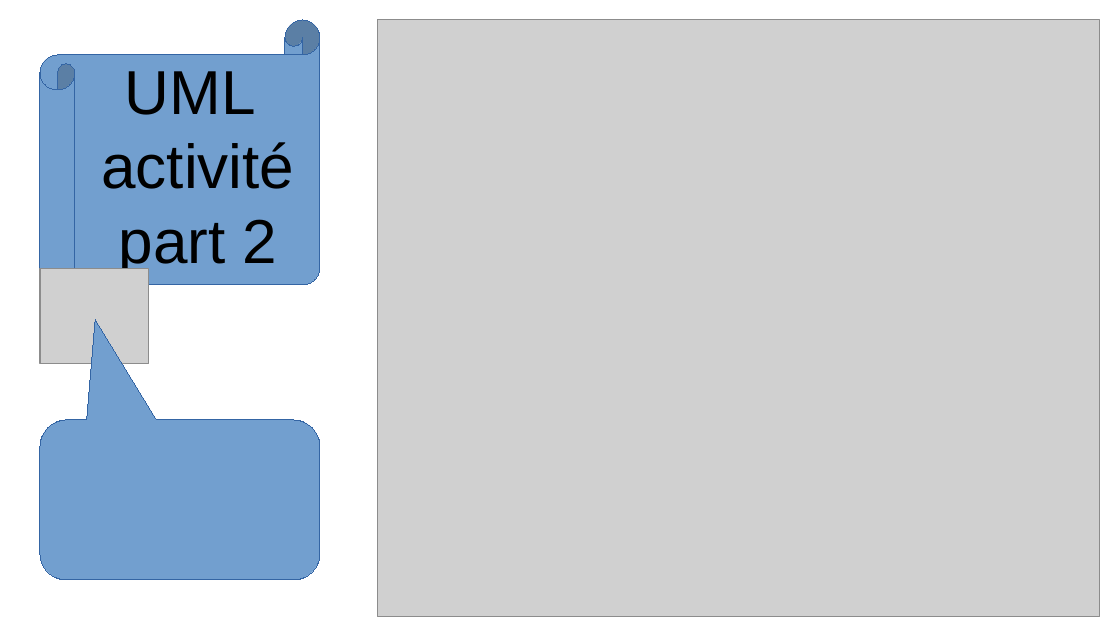
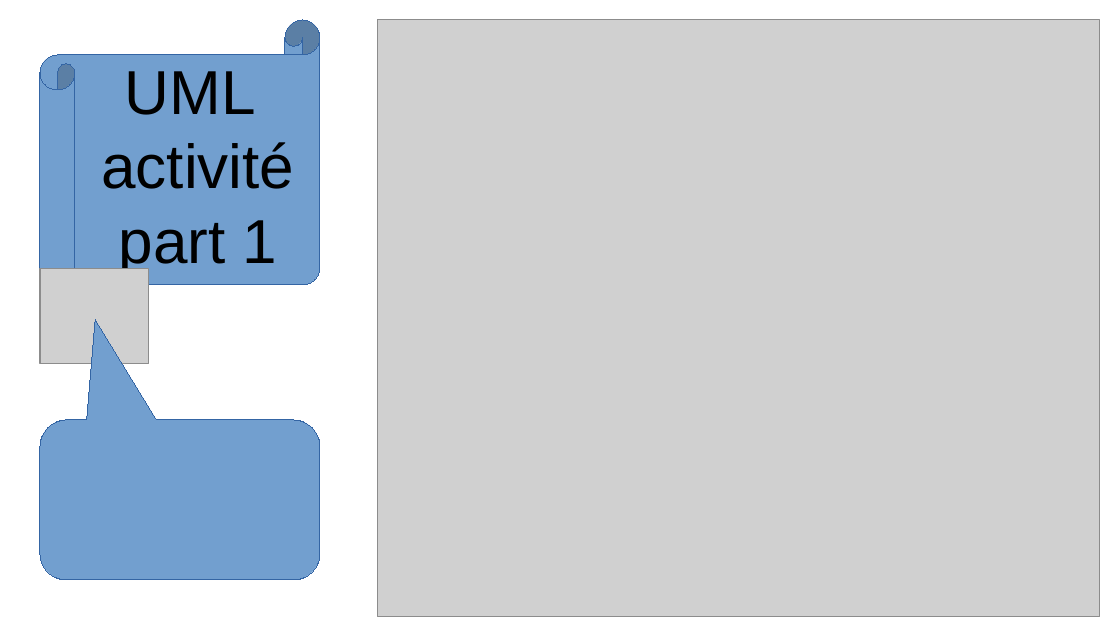
Before and after one commit to theo2b90/git-rea, a slide deck: slide 9 of ORAL.odp. Drawn at 1120x630 pixels with LibreOffice and Linux fonts; fonts in the diff are those of the drawing; grey boxes stand for pictures. Boxes give left, top, right and bottom in pixels: in the first picture for what was removed or moved away, otherwise in the second. Text is boxed around its words. In the diff, an @@ line names an element or a change of style, - is before the commit and + after.

```diff
--- a/ORAL.odp
+++ b/ORAL.odp
@@ title at (101,71,294,274): text changed @@
-UML
-activité
-part 2
+UML
+activité
+part 1
```
Also in this commit, not shown: 2 other slides changed, 5 slides added, 6 slides removed, 1 other file.
